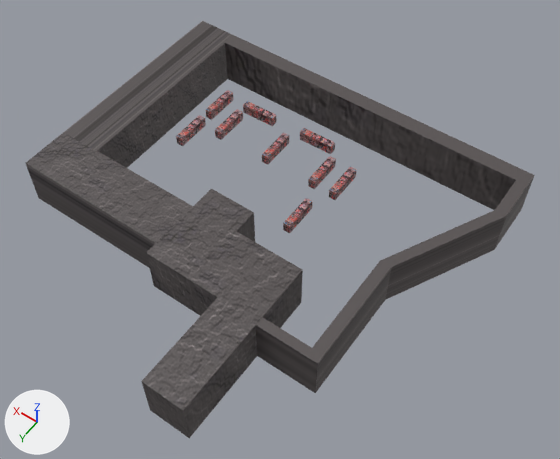
A saved change to the OBJ model data/decor1.obj.
Before and after are seen from a camera (50 mm lens) standing at (-64487.0, 78250.0, 115302.0) and looking at (-11261.0, 3733.0, -1797.0). The axes (+X, +Y, +Z) are drawn at lower left. The lights are the same throughout. The picture after the commit comes second. Where no turn or scale is listed for an object, it has been applied to the vertices.

Before the edit, the objects in view are built like this:
```python
ob_cube_024_cube_023 = bpy.data.objects.new('Cube.024_Cube.023', me_cube_024_cube_023)
ob_cube_024_cube_023.location = (0.0, 0.0, 0.0)
ob_cube_025_cube_013 = bpy.data.objects.new('Cube.025_Cube.013', me_cube_025_cube_013)
ob_cube_025_cube_013.location = (0.0, 0.0, 0.0)
ob_cube_026 = bpy.data.objects.new('Cube.026', me_cube_026)
ob_cube_026.location = (0.0, 0.0, 0.0)
ob_cube_027 = bpy.data.objects.new('Cube.027', me_cube_027)
ob_cube_027.location = (0.0, 0.0, 0.0)
ob_cube_028 = bpy.data.objects.new('Cube.028', me_cube_028)
ob_cube_028.location = (0.0, 0.0, 0.0)
ob_cube_029 = bpy.data.objects.new('Cube.029', me_cube_029)
ob_cube_029.location = (0.0, 0.0, 0.0)
```
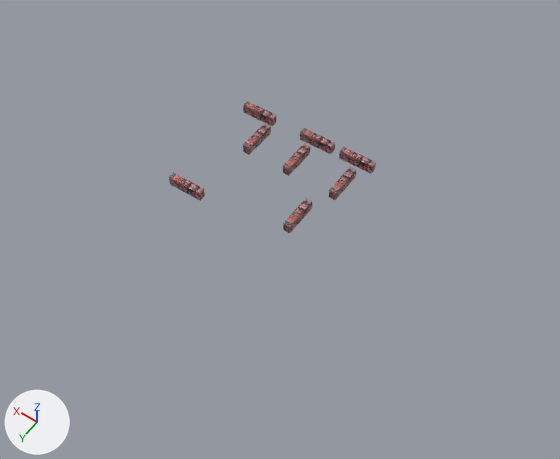
Where the change shows, as pixel boxes (x1, y1, x2, y2) in the pictures (560 x 459 px):
'Cube.024_Cube.023', deleted: before (26, 21, 535, 438)
'Cube.034', added (brown): after (339, 147, 376, 174)
'Cube.037', added (brown): after (169, 172, 205, 201)
'Cube.026', deleted (brown): before (176, 115, 206, 146)
'Cube.036', added (brown): after (243, 123, 271, 155)
'Cube.029', deleted (brown): before (308, 156, 336, 189)
'Cube.027', deleted (brown): before (215, 109, 243, 140)
'Cube.035', added (brown): after (283, 143, 310, 176)
'Cube.028', deleted: before (262, 133, 289, 165)
'Cube.025_Cube.013', deleted: before (206, 90, 233, 120)

Edits to the bpy script that builds the scene:
```text
Add me_cube_037:
    me_cube_037.from_pydata(...)  # 12 vertices, 10 faces; spans x 5721.0..13399.0, y 5491.0..7173.0, z -1864.0..344.0
    me_cube_037.materials.append(mat_matériau_003)  # picture img_brick003r_bmp
Add me_cube_036:
    me_cube_036.from_pydata(...)  # 12 vertices, 10 faces; spans x 5496.0..6999.0, y -16368.0..-8724.0, z -2110.0..97.0
    me_cube_036.materials.append(mat_matériau_003)  # picture img_brick003r_bmp
Add me_cube_035:
    me_cube_035.from_pydata(...)  # 12 vertices, 10 faces; spans x -4563.0..-3060.0, y -16368.0..-8724.0, z -2110.0..97.0
    me_cube_035.materials.append(mat_matériau_003)  # picture img_brick003r_bmp
Add me_cube_034:
    me_cube_034.from_pydata(...)  # 12 vertices, 10 faces; spans x -17957.0..-10280.0, y -20180.0..-18498.0, z -1864.0..344.0
    me_cube_034.materials.append(mat_matériau_003)  # picture img_brick003r_bmp
Remove ob_cube_024_cube_023:
    ob_cube_024_cube_023 = bpy.data.objects.new('Cube.024_Cube.023', me_cube_024_cube_023)
    ob_cube_024_cube_023.location = (0.0, 0.0, 0.0)
Remove ob_cube_025_cube_013:
    ob_cube_025_cube_013 = bpy.data.objects.new('Cube.025_Cube.013', me_cube_025_cube_013)
    ob_cube_025_cube_013.location = (0.0, 0.0, 0.0)
Remove ob_cube_026:
    ob_cube_026 = bpy.data.objects.new('Cube.026', me_cube_026)
    ob_cube_026.location = (0.0, 0.0, 0.0)
Remove ob_cube_027:
    ob_cube_027 = bpy.data.objects.new('Cube.027', me_cube_027)
    ob_cube_027.location = (0.0, 0.0, 0.0)
Remove ob_cube_028:
    ob_cube_028 = bpy.data.objects.new('Cube.028', me_cube_028)
    ob_cube_028.location = (0.0, 0.0, 0.0)
Remove ob_cube_029:
    ob_cube_029 = bpy.data.objects.new('Cube.029', me_cube_029)
    ob_cube_029.location = (0.0, 0.0, 0.0)
Add ob_cube_037:
    ob_cube_037 = bpy.data.objects.new('Cube.037', me_cube_037)
    ob_cube_037.location = (0.0, 0.0, 0.0)
Add ob_cube_036:
    ob_cube_036 = bpy.data.objects.new('Cube.036', me_cube_036)
    ob_cube_036.location = (0.0, 0.0, 0.0)
Add ob_cube_035:
    ob_cube_035 = bpy.data.objects.new('Cube.035', me_cube_035)
    ob_cube_035.location = (0.0, 0.0, 0.0)
Add ob_cube_034:
    ob_cube_034 = bpy.data.objects.new('Cube.034', me_cube_034)
    ob_cube_034.location = (0.0, 0.0, 0.0)
```
